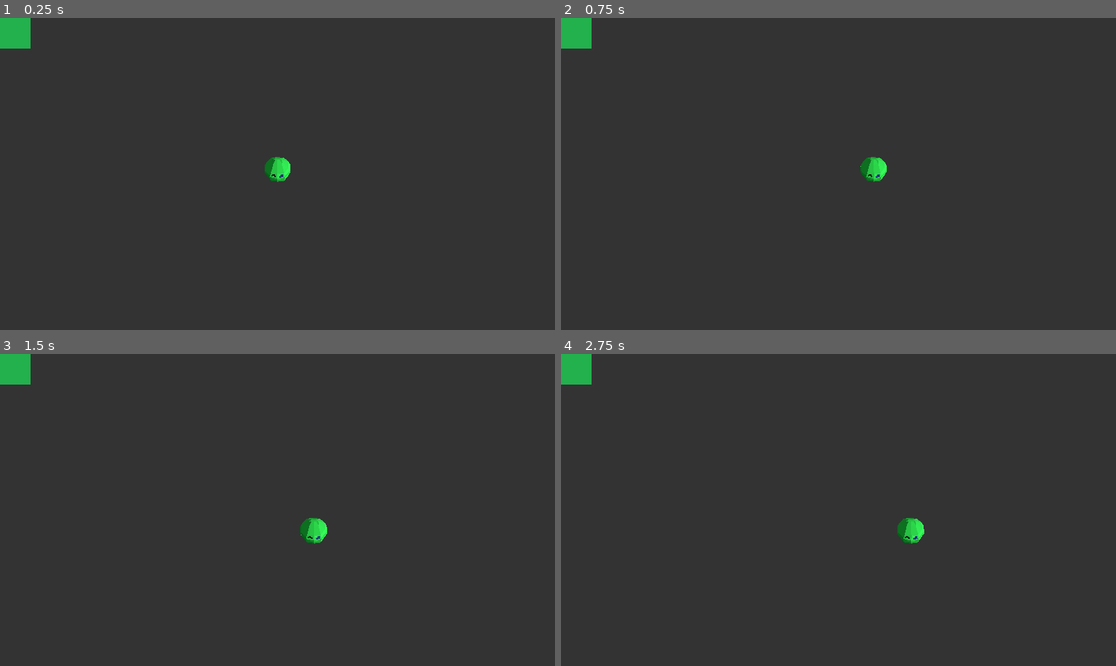
Above: before the commit, frames 1-4 (two rows, left to right).
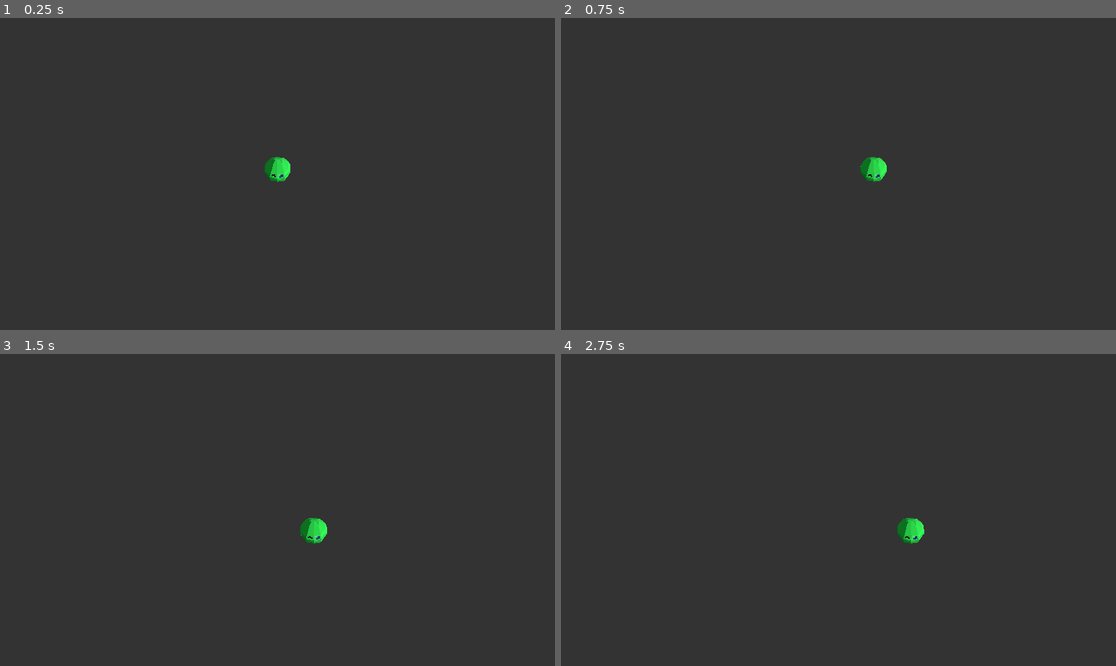
Above: after the commit, the same moments.

Repository: greatbrick0/GMTK-Jam-2024
Game: Godot game, scene res://Scenes/Levels/level_1.tscn
Two runs of this game, one before a commit and one after it. Both use one fixed random seed, a clock stepped at 60 frames per second and the inputs below.
Inputs:
- Up to frame 1 (0.25 s): no input
- Up to frame 2 (0.75 s): tap Enter at 0.5 s; hold D (MoveRight) from 0.53 s (still down)
- Up to frame 3 (1.5 s): tap Space at 1.25 s; release D (MoveRight) at 1.28 s; hold S (MoveDown) from 1.28 s (still down)
- Up to frame 4 (2.75 s): tap Enter at 2 s; release S (MoveDown) at 2.03 s; hold D (MoveRight) from 2.03 s (still down)

The runs differ from the first frame. In frame 1, 0.5% of the frame differs, in the area x 0-6%, y 0-10%; in frame 2, 0.5%; in frame 3, 0.5%; in frame 4, 0.5%.

Commit message:
Added Wall

Diff:
--- a/Scenes/Levels/level_1.tscn
+++ b/Scenes/Levels/level_1.tscn
@@ -40,7 +40,10 @@
 [node name="TileMap" type="TileMap" parent="Level"]
 tile_set = SubResource("TileSet_p0oox")
 format = 2
+layer_0/navigation_enabled = false
 layer_0/tile_data = PackedInt32Array(-1, 65537, 0, -65536, 65537, 0, -65535, 65537, 0, 65535, 65537, 0, 0, 65537, 0, 1, 65537, 0, 131071, 65537, 0, 65536, 65537, 0, 65537, 65537, 0)
+layer_1/navigation_enabled = false
+layer_1/tile_data = PackedInt32Array(-65535, 65537, 0, -65536, 1, 0, -1, 1, 0, 65535, 1, 0, 131071, 1, 0, 65536, 1, 0, 0, 1, 0, 1, 1, 0, 65537, 1, 0)
 
 [node name="Camera3D" type="Camera3D" parent="."]
 transform = Transform3D(1, 0, 0, 0, 0.707107, 0.707107, 0, -0.707107, 0.707107, 0, 18, 18)
--- a/Scripts/Level.gd
+++ b/Scripts/Level.gd
@@ -1,4 +1,7 @@
 extends Node3D
+
+func _ready():
+	$TileMap.visible = false
 
 func ReadTile(pos: Vector2i, height: int) -> String:
 	var tile: String
--- a/Scripts/slime.gd
+++ b/Scripts/slime.gd
@@ -23,11 +23,12 @@
 
 		$Behaviour.AttemptMove(moveDirection)
 
-func MoveTiles(dir: Vector2):
-	position.x += dir.x
-	position.z += dir.y
-	tilePosition.x += dir.x
-	tilePosition.y += dir.y
+func MoveTiles(dir: Vector2i):
+	if(get_parent().ReadTile(tilePosition + dir, heightLayer) == "Air"):
+		position.x += dir.x
+		position.z += dir.y
+		tilePosition.x += dir.x
+		tilePosition.y += dir.y
 
 func CheckForGround() -> bool:
 	return get_parent().ReadTile(tilePosition, heightLayer - 1) != "Air"
